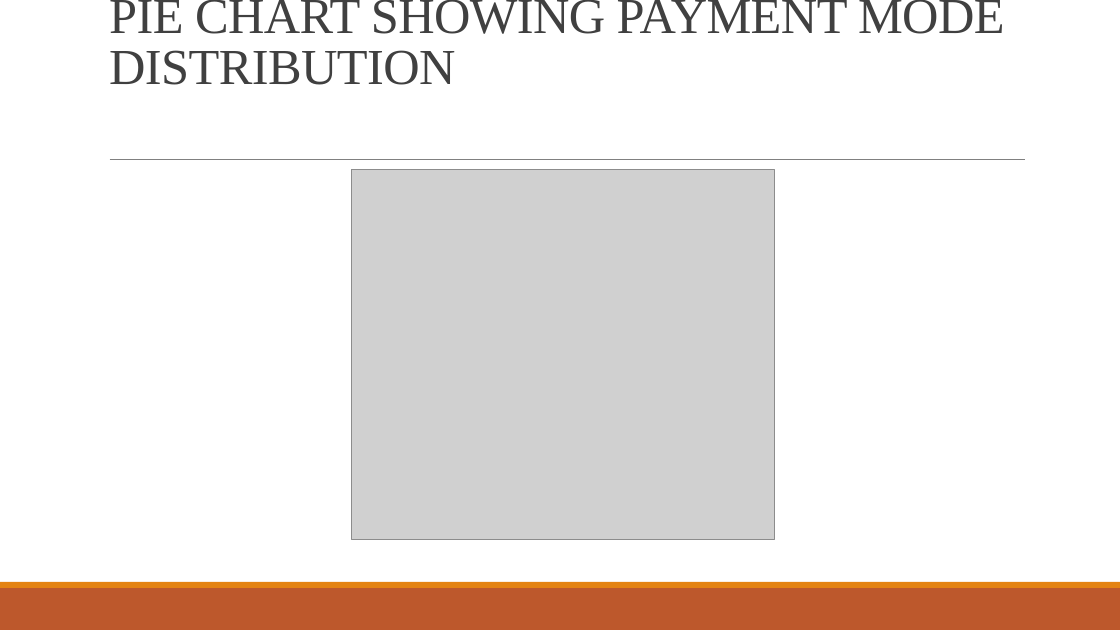
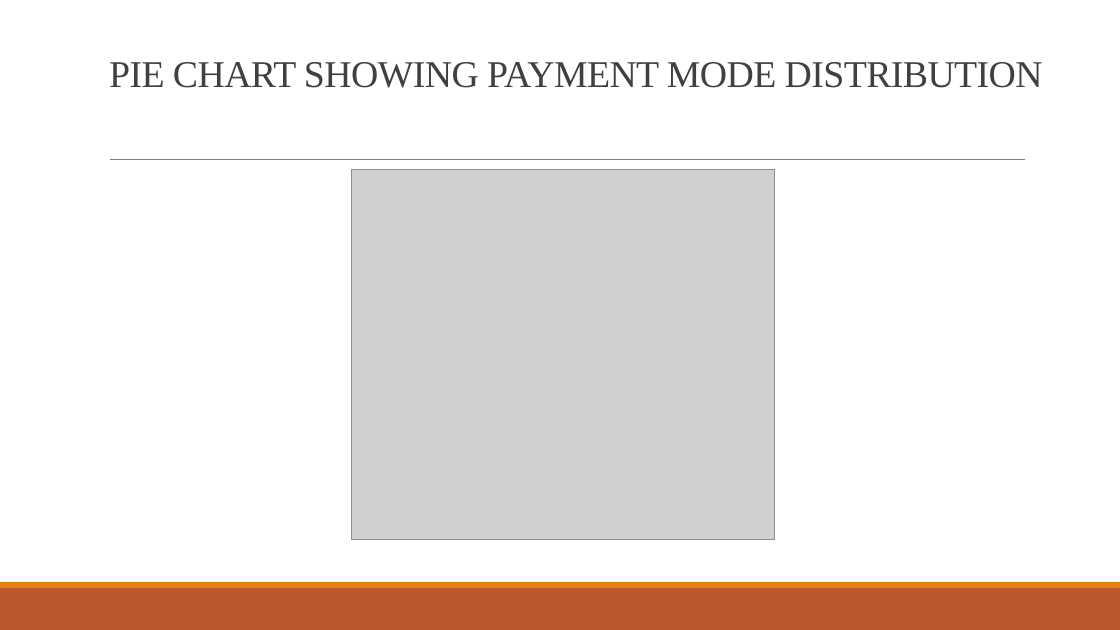
Before and after one commit to raphaelayerteyfloku1-bot/retail-sales-data-analysis, a slide deck: slide 24 of presentation.pptx. Drawn at 1120x630 pixels with LibreOffice and Linux fonts; fonts in the diff are those of the drawing; grey boxes stand for pictures. Boxes give left, top, right and bottom in pixels: in the first picture for what was removed or moved away, otherwise in the second. Text is boxed around its words. In the diff, an @@ line names an element or a change of style, - is before the commit and + after.

```diff
--- a/presentation.pptx
+++ b/presentation.pptx
@@ title "PIE CHART SHOWING PAYMENT MODE ..." at bbox=[109, 62, 1043, 88]: size 43.2 to 32.4 pt @@
```
Also in this commit, not shown: 6 other slides changed.
